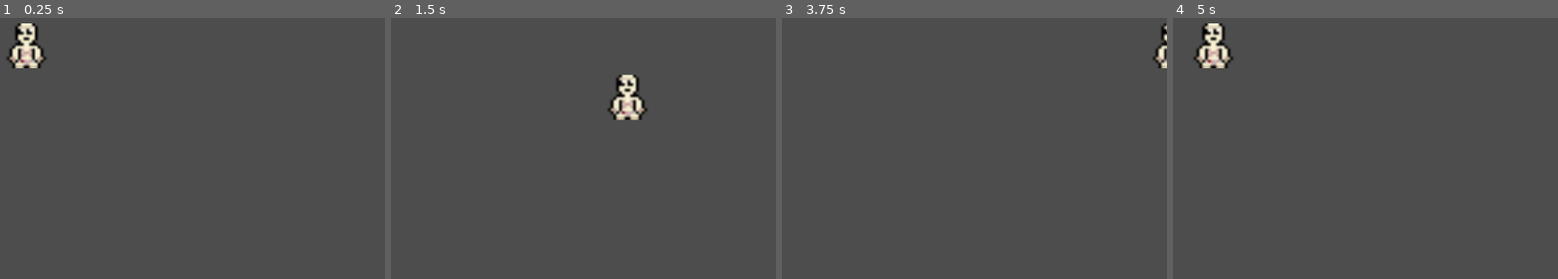
Above: before the commit, frames 1-4 (left to right).
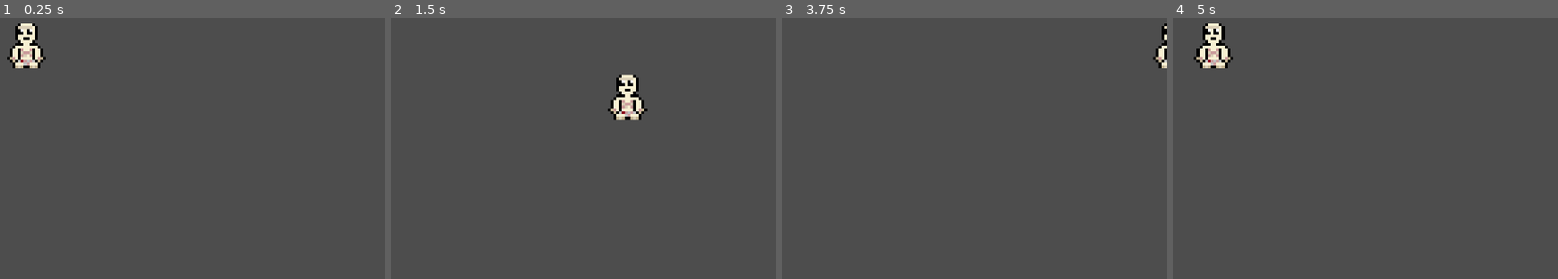
Above: after the commit, the same moments.

Repository: Dylan-morris420/wizardsofultima
Game: Godot game, scene res://world.tscn
Same seed, same stepped clock (60 frames per second), same inputs: the game is played once before the commit and once after it.
Inputs:
- Up to frame 1 (0.25 s): no input
- Up to frame 2 (1.5 s): tap Enter at 0.5 s; hold D (right) 0.53-1.28 s; hold S (down) from 1.28 s (still down)
- Up to frame 3 (3.75 s): release S (down) at 2.03 s; hold D (right) 2.03-2.78 s; hold W (up) 2.78-3.53 s; tap Space at 3.5 s; hold A (left) from 3.53 s (still down)
- Up to frame 4 (5 s): keep holding A (left)

The runs differ from the first frame. In frame 1, 0.6% of the frame differs, in the area x 1-13%, y 2-20%; in frame 2, 0.6%; in frame 3, 0.2%; in frame 4, 0.7%, in the area x 5-16%, y 2-20%.

Commit message:
Made sprite2D pixelated instead of blurry.

Diff:
--- a/world.tscn
+++ b/world.tscn
@@ -12,6 +12,8 @@
 script = ExtResource("1_wixdh")
 
 [node name="Sprite2D" type="Sprite2D" parent="CharacterBody2D" unique_id=705173988]
+texture_filter = 1
+texture_repeat = 1
 texture = ExtResource("2_dbuo5")
 
 [node name="CollisionShape2D" type="CollisionShape2D" parent="CharacterBody2D" unique_id=666783779]
